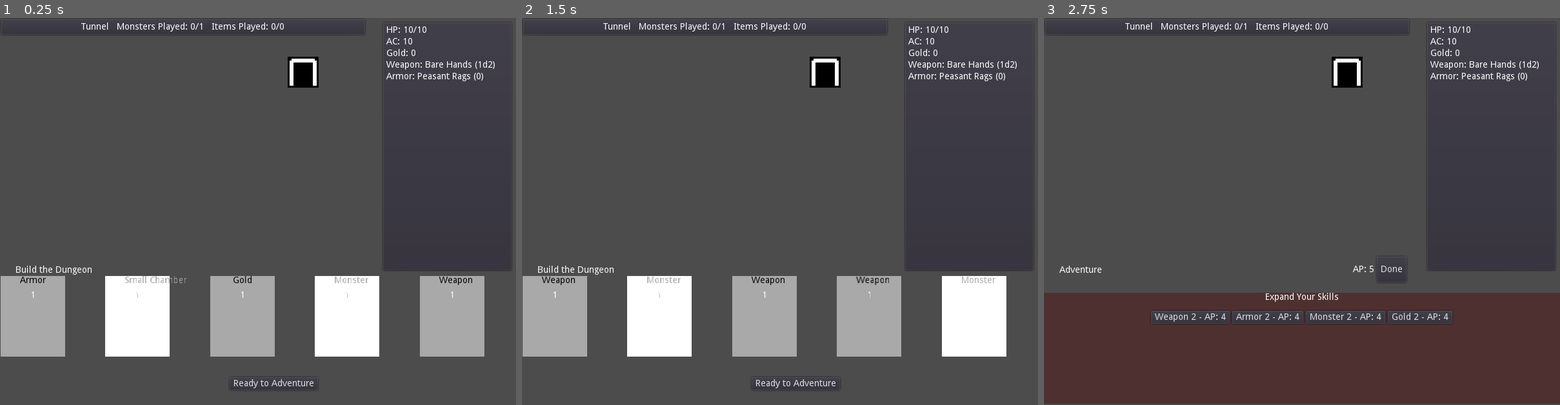
Above: before the commit, frames 1-3 (left to right).
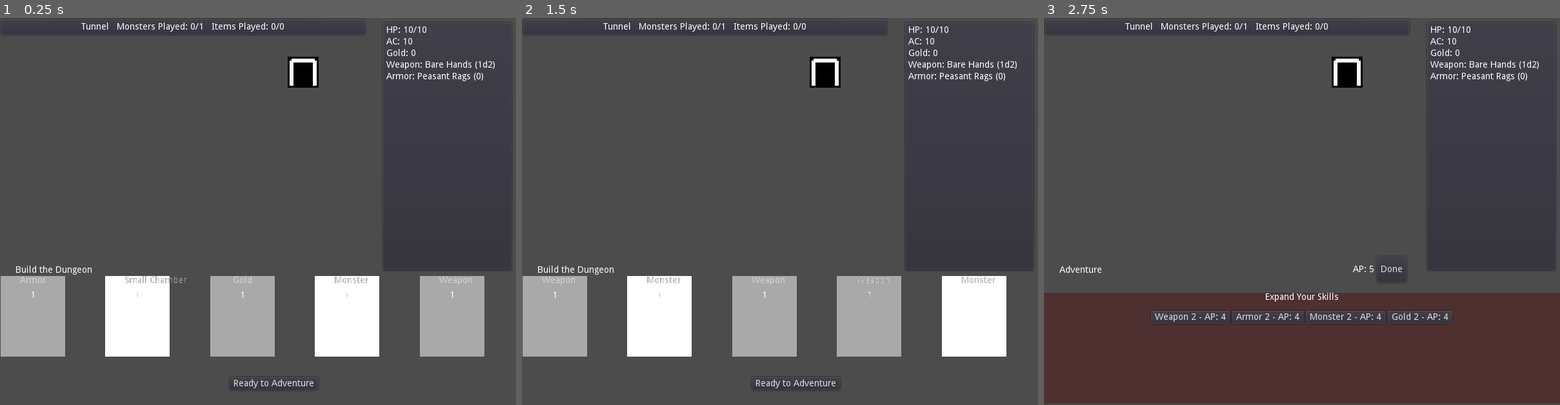
Above: after the commit, the same moments.

Repository: doctor-g/7DRL-2021
Game: Godot game, scene res://src/Game.tscn
Same seed, same stepped clock (60 frames per second), same inputs: the game is played once before the commit and once after it.
Inputs:
- Up to frame 1 (0.25 s): no input
- Up to frame 2 (1.5 s): click "Ready to Adventure" at 0.5 s; click "Done" at 1.25 s
- Up to frame 3 (2.75 s): click "Ready to Adventure" at 2 s

The runs differ from the first frame. In frame 1, 0.1% of the frame differs, in the area x 3-92%, y 66-69%; in frame 2, 0.2%, in the area x 3-72%, y 66-69%; in frame 3, nothing differs.

Commit message:
Refactor to remove command from card
Previously, a card needed to delegate to a command. Now, we just
change the script to one of the Card.gd subclasses, which then
handles the can_play and play methods.

Diff:
--- a/project/src/Card.gd
+++ b/project/src/Card.gd
@@ -1,5 +1,4 @@
 extends Area2D
-tool
 
 signal played
 
@@ -9,20 +8,16 @@
 export var enabled_text_color := Color.darkgray
 export var disabled_text_color := Color.lightgray
 
-var command
+var title : String
+var level := 1
 
 var _playable := false
 
 onready var _background = $Control/Background
 
 func _ready():
-	if command == null:
-		print("Command should not be null, but maybe you're just testing something.")
-		$Control/Title.text = "Test Card"
-		$Control/LevelLabel.text = "?"
-	else:
-		$Control/Title.text = command.name
-		$Control/LevelLabel.text = "?" if command.get("level") == null else str(command.get("level"))
+	$Control/Title.text = title
+	$Control/LevelLabel.text = str(level)
 
 
 func update_playability(game:Game) -> void:
@@ -31,15 +26,22 @@
 	$Control/Title.add_color_override("font_color", enabled_text_color if _playable else disabled_text_color)
 
 
-func can_play(game:Game)->bool:
-	return command.can_play(game)
+func can_play(_game:Game)->bool:
+	assert(false, "Subclasses must override this")
+	return false
 
 
-func play(game:Game) -> void:
-	assert(can_play(game))
-	command.execute(game)
+func play(_game:Game) -> void:
+	assert(false, "Subclasses must override this")
 
 
 func _on_Control_gui_input(event):
 	if event is InputEventMouseButton and event.is_pressed() and _playable:
 		emit_signal("played")
+
+
+# Utility for subclasses to get a random thing from a structured map of arrays
+# such as {1: [ [x], [y] ] }
+func _get_random(map):
+	var options : Array = map[level]
+	return options[randi() % options.size()]
--- a/project/src/Cards/ArmorCard.gd
+++ b/project/src/Cards/ArmorCard.gd
@@ -1,4 +1,4 @@
-extends Node
+extends "res://src/Card.gd"
 
 var _armors = {
 	1: [
@@ -13,10 +13,8 @@
 	]
 }
 
-var level := 1
-
 func _init():
-	name = "Armor"
+	title = "Armor"
 
 
 func can_play(game:Game) -> bool:
@@ -24,16 +22,11 @@
 		and game.room.items_played < game.room.max_items
 
 
-func execute(game:Game) -> void:
-	var armor_data = _select_armor(level)
+func play(game:Game) -> void:
+	var armor_data = _get_random(_armors)
 	var armor = preload("res://src/Items/Item.tscn").instance()
 	armor.set_script(load("res://src/Items/Armor.gd"))
 	armor.name = armor_data[0]
 	armor.ac_bonus = armor_data[1]
 	armor.frame = armor_data[2]
 	game.add_item(armor)
-
-
-func _select_armor(lev:int)->Array:
-	var options : Array = _armors[lev]
-	return options[randi()%options.size()]
--- a/project/src/Cards/GoldCard.gd
+++ b/project/src/Cards/GoldCard.gd
@@ -1,14 +1,12 @@
-extends Node
+extends "res://src/Card.gd"
 
 var _range = {
 	1: "2d10",
 	2: "5d6"
 }
 
-var level := 1
-
 func _init():
-	name = "Gold"
+	title = "Gold"
 
 
 func can_play(game:Game) -> bool:
@@ -16,7 +14,7 @@
 		and game.room.items_played < game.room.max_items
 
 
-func execute(game:Game) -> void:
+func play(game:Game) -> void:
 	var item = preload("res://src/Items/Item.tscn").instance()
 	item.set_script(load("res://src/Items/Gold.gd"))
 	item.amount = Dice.roll(_range[level])
--- a/project/src/Cards/MonsterCard.gd
+++ b/project/src/Cards/MonsterCard.gd
@@ -1,4 +1,4 @@
-extends Node
+extends "res://src/Card.gd"
 
 var _monsters = {
 	1: [
@@ -14,10 +14,8 @@
 	]
 }
 
-var level := 1
-
 func _init():
-	name = "Monster"
+	title = "Monster"
 
 
 func can_play(game:Game) -> bool:
@@ -25,8 +23,8 @@
 		and game.room.monsters_played < game.room.max_monsters
 
 
-func execute(game:Game) -> void:
-	var monster_data = _get_random_monster(1)
+func play(game:Game) -> void:
+	var monster_data = _get_random(_monsters)
 	var monster = preload("res://src/Monsters/Monster.tscn").instance()
 	monster.name = monster_data[0]
 	monster.level = 1
@@ -35,8 +33,3 @@
 	monster.ac = monster_data[3]
 	monster.frame = monster_data[4]
 	game.add_monster(monster)
-
-
-func _get_random_monster(lev:int)->Array:
-	var options : Array = _monsters[lev]
-	return options[randi()%options.size()]
--- a/project/src/Cards/RoomCard.gd
+++ b/project/src/Cards/RoomCard.gd
@@ -1,9 +1,7 @@
-extends Node
-
-var level := 1
+extends "res://src/Card.gd"
 
 func _init():
-	name = "Small Chamber"
+	title = "Small Chamber"
 
 
 func can_play(game:Game) -> bool:
@@ -12,5 +10,5 @@
 		and game.room.items_played == 0
 
 
-func execute(game:Game) -> void:
+func play(game:Game) -> void:
 	game.room = load("res://src/Rooms/SmallChamber.gd").new()
--- a/project/src/Cards/WeaponCard.gd
+++ b/project/src/Cards/WeaponCard.gd
@@ -1,4 +1,4 @@
-extends Node
+extends "res://src/Card.gd"
 
 var _weapons = {
 	1: [
@@ -13,11 +13,9 @@
 	]
 }
 
-var level := 1
-
 
 func _init():
-	name = "Weapon"
+	title = "Weapon"
 
 
 func can_play(game:Game) -> bool:
@@ -25,16 +23,11 @@
 		and game.room.items_played < game.room.max_items
 
 
-func execute(game:Game) -> void:
-	var weapon_data = _get_random_weapon(level)
+func play(game:Game) -> void:
+	var weapon_data = _get_random(_weapons)
 	var weapon = preload("res://src/Items/Item.tscn").instance()
 	weapon.set_script(load("res://src/Items/Weapon.gd"))
 	weapon.name = weapon_data[0]
 	weapon.damage = weapon_data[1]
 	weapon.frame = weapon_data[2]
 	game.add_item(weapon)
-
-
-func _get_random_weapon(lev:int) -> Array:
-	var options : Array = _weapons[lev]
-	return options[randi() % options.size()]
--- a/project/src/Game.gd
+++ b/project/src/Game.gd
@@ -31,7 +31,7 @@
 	 "Weapon", "Monster"]
 	for script in test:
 		var card = _Card.instance()
-		card.command = load("res://src/Cards/%sCard.gd" % script).new()
+		card.set_script(load("res://src/Cards/%sCard.gd" % script))
 		_deck.append(card)
 	_draw_hand()
 
--- a/project/src/UI/ShopPanel.gd
+++ b/project/src/UI/ShopPanel.gd
@@ -8,11 +8,11 @@
 	var card_scene := preload("res://src/Card.tscn")
 	for i in range (0,4):
 		var card = card_scene.instance()
-		card.command = load("res://src/Cards/%sCard.gd" % _CARDS[i]).new()
-		card.command.level = 2
+		card.set_script(load("res://src/Cards/%sCard.gd" % _CARDS[i]))
+		card.level = 2
 
 		var button : Button = $HBox.get_child(i)
-		button.text = "%s 2 - AP: 4" % card.command.name
+		button.text = "%s 2 - AP: 4" % card.title
 		button.connect("pressed", self, "_on_Shop_button_pressed", [card])
 
 
